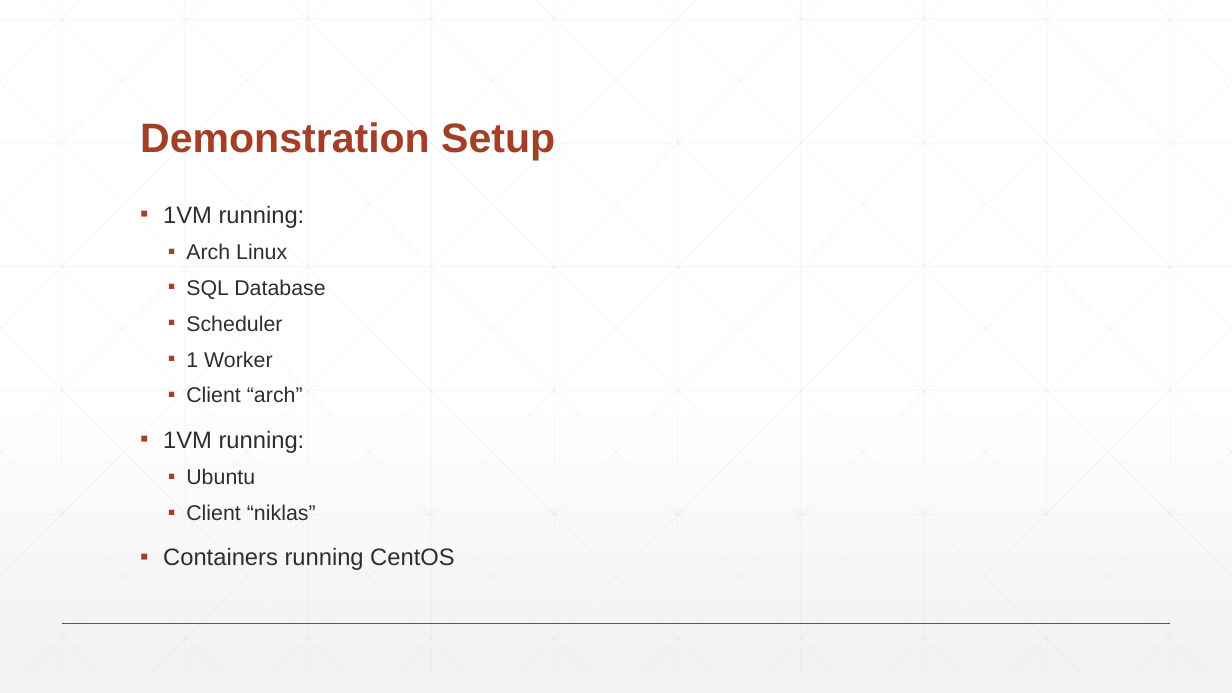
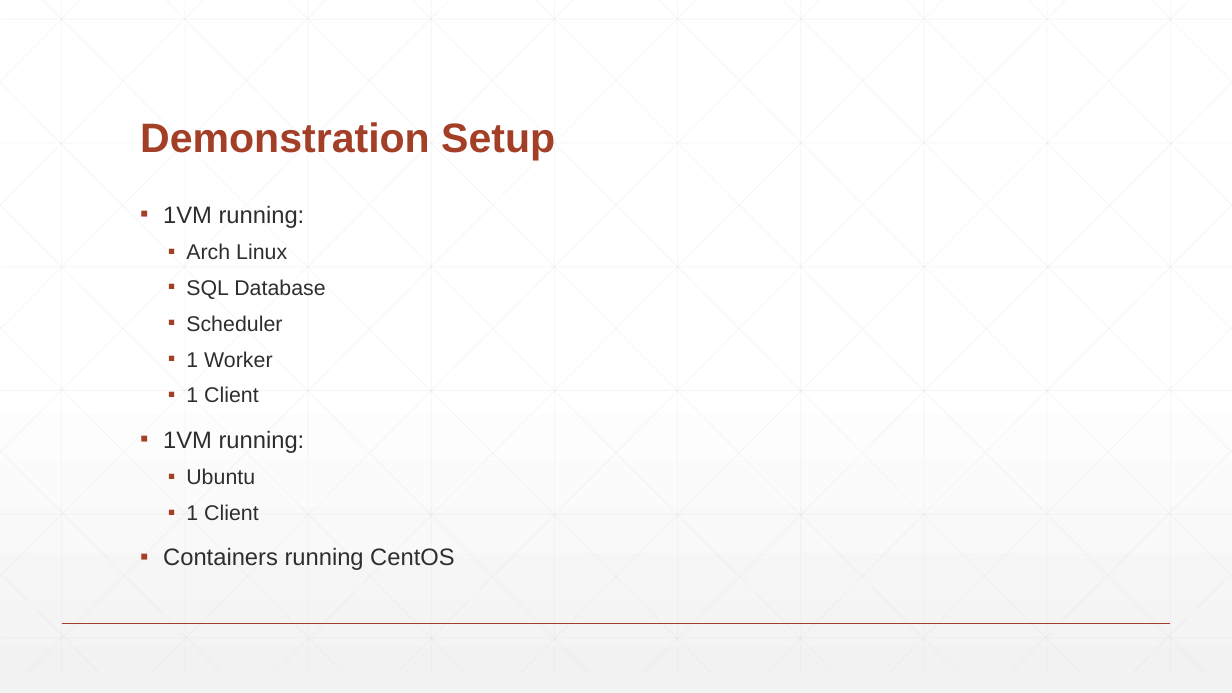
Before and after one commit to balancedbanana/Dokumentation, a slide deck: slide 16 of Abschluss/Presentation/Balanced Banana.pptm. Drawn at 1232x693 pixels with LibreOffice and Linux fonts; fonts in the diff are those of the drawing. Boxes give left, top, right and bottom in pixels: in the first picture for what was removed or moved away, otherwise in the second. Text is boxed around its words. In the diff, an @@ line names an element or a change of style, - is before the commit and + after.

Commit message:
Final polish

```diff
--- a/Abschluss/Presentation/Balanced Banana.pptm
+++ b/Abschluss/Presentation/Balanced Banana.pptm
@@ text at [186, 386, 259, 402]: text changed @@
-  ▪ Client “arch”
+  ▪ 1 Client
@@ text at [186, 504, 259, 520]: text changed @@
-  ▪ Client “niklas”
+  ▪ 1 Client
```
